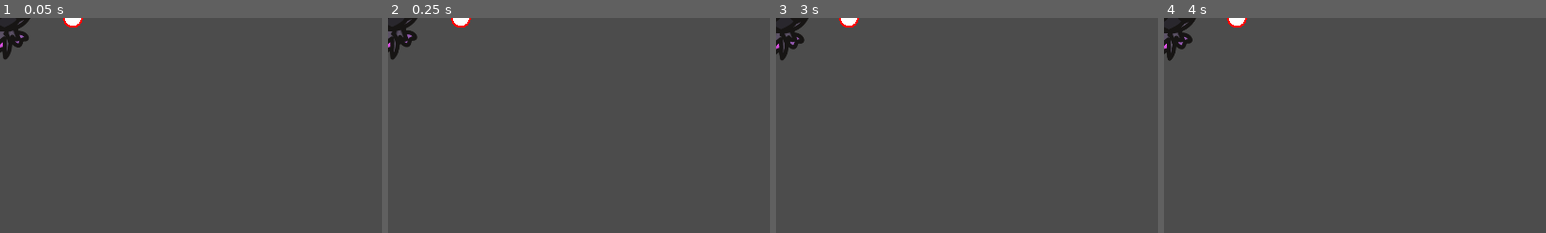
Above: before the commit, frames 1-4 (left to right).
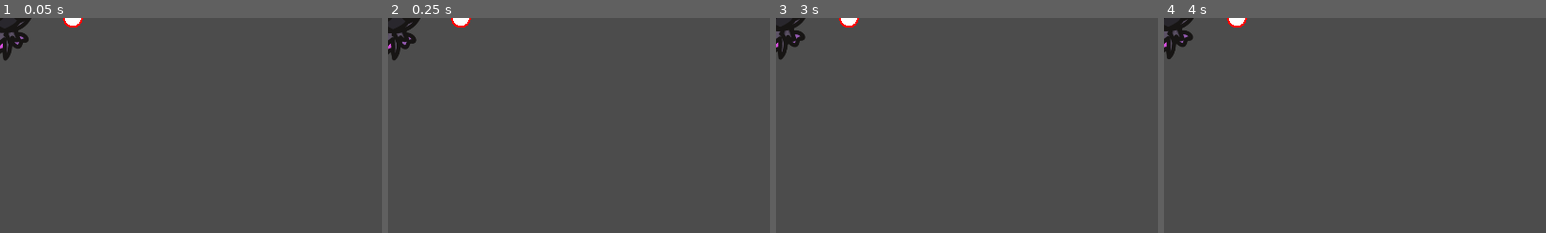
Above: after the commit, the same moments.

Repository: Thomas-Raveneau/SocialDungeons
Game: Godot game, scene res://Scenes/Mobs/Boss_Wrath.tscn
Two runs of this game, one before a commit and one after it. Both use one fixed random seed, a clock stepped at 60 frames per second and the inputs below. This scene is started directly instead of the project's main scene.
Inputs (mouse positions are % of the whole screen's width and height, from its top left):
- Up to frame 1 (0.05 s): no input
- Up to frame 2 (0.25 s): no input
- Up to frame 3 (3 s): move the mouse to (72, 45) at 0.52 s; hold D (move_right) 0.53-1.28 s; tap Shift (action_dash) at 0.6, 2.1 s; move the mouse to (30, 55) at 1.27 s; hold S (move_down) 1.28-2.03 s; click (30, 55) at 1.35 s; move the mouse to (60, 28) at 2.02 s; hold D (move_right) 2.03-2.78 s; move the mouse to (45, 70) at 2.77 s; hold Z (move_up) from 2.78 s (still down); click (45, 70) at 2.85 s
- Up to frame 4 (4 s): move the mouse to (80, 65) at 3.52 s; release Z (move_up) at 3.53 s; hold Q (move_left) from 3.53 s (still down); tap Shift (action_dash) at 3.6 s
The pictures show only the part of the screen within x 0-50%, y 0-50%; the shares and areas given below are measured in that part.

The runs differ from the first frame. In frame 1, 0.2% of the frame differs, in the area x 0-9%, y 0-20%; in frame 2, 0.4%; in frame 3, 0.4%; in frame 4, 0.3%.

Commit message:
feat(mobs): dash and boss

Diff:
--- a/Scenes/Mobs/Boss_Wrath.tscn
+++ b/Scenes/Mobs/Boss_Wrath.tscn
@@ -161,7 +161,7 @@
 [node name="Animated" type="AnimatedSprite" parent="."]
 frames = SubResource( 1 )
 animation = "idle"
-frame = 5
+frame = 11
 playing = true
 
 [node name="Hitbox" type="CollisionShape2D" parent="."]
